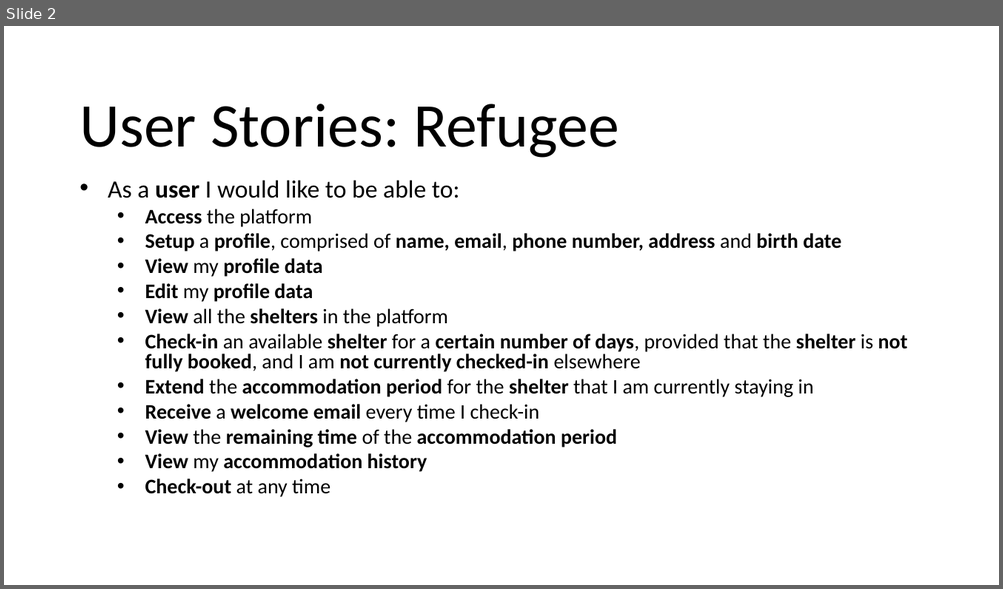
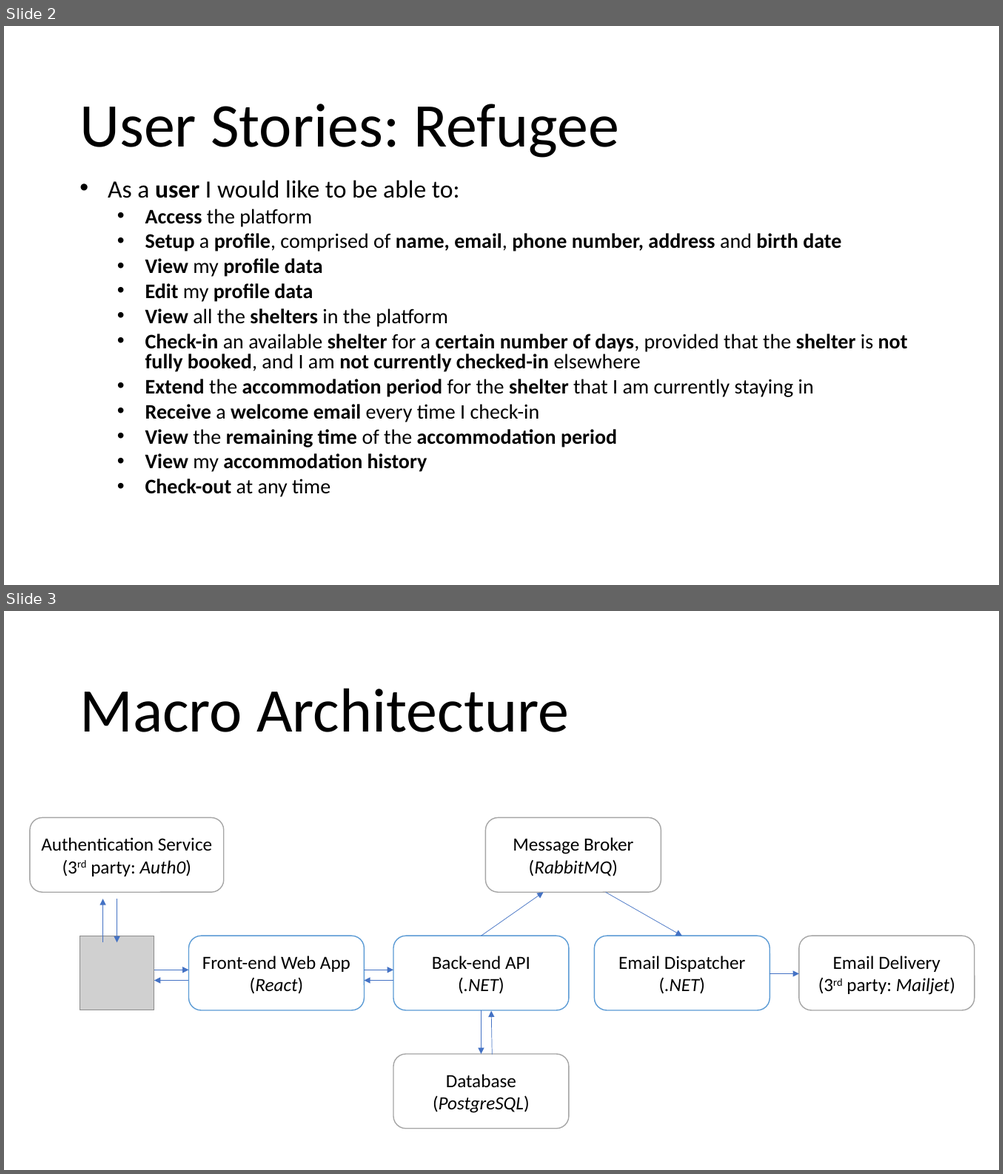
Before and after one commit to csvancea/pweb-shelters, a slide deck: Deliverables/UserStories_and_Architecture.pptx. Shown one above the other, each under a label of ours: slide 2 before the commit, slides 2 and 3 after it. The pictures are 1003x589 and 1003x1174 pixels, drawn with LibreOffice and Linux fonts; fonts in the diff are those of the drawing; grey boxes stand for pictures. Boxes give left, top, right and bottom in pixels: in the first picture for what was removed or moved away, otherwise in the second. Text is boxed around its words. In the diff, an @@ line names an element or a change of style, - is before the commit and + after.

```diff
--- a/Deliverables/UserStories_and_Architecture.pptx
+++ b/Deliverables/UserStories_and_Architecture.pptx
@@ slide 3 added at (x1=4, y1=611, x2=999, y2=1170), background #FFFFFF @@
@@ text added at (x1=79, y1=688, x2=569, y2=732), 60 pt, text #000000 @@
+Macro Architecture
@@ rounded rectangle added at (x1=30, y1=817, x2=224, y2=892), fill #FFFFFF, outline #A5A5A5 1 pt, 18 pt, text #000000 @@
+Authentication Service
+(3rd party: Auth0)
@@ rounded rectangle added at (x1=485, y1=817, x2=660, y2=892), fill #FFFFFF, outline #A5A5A5 1 pt, 18 pt, text #000000 @@
+Message Broker
+(RabbitMQ)
@@ arrow added from (103, 943) to (103, 899), #4472C4 0.5 pt @@
@@ arrow added from (116, 899) to (116, 943), #4472C4 0.5 pt @@
@@ arrow added from (481, 937) to (543, 892), #4472C4 0.5 pt @@
@@ arrow added from (606, 892) to (683, 937), #4472C4 0.5 pt @@
@@ picture added at (x1=79, y1=937, x2=154, y2=1011) @@
@@ rounded rectangle added at (x1=189, y1=937, x2=364, y2=1011), fill #FFFFFF, outline #5B9BD5 1 pt, 18 pt, text #000000 @@
+Front-end Web App
+(React)
@@ rounded rectangle added at (x1=393, y1=937, x2=569, y2=1011), fill #FFFFFF, outline #5B9BD5 1 pt, 18 pt, text #000000 @@
+Back-end API
+(.NET)
@@ rounded rectangle added at (x1=595, y1=937, x2=769, y2=1011), fill #FFFFFF, outline #5B9BD5 1 pt, 18 pt, text #000000 @@
+Email Dispatcher
+(.NET)
@@ rounded rectangle added at (x1=799, y1=937, x2=974, y2=1011), fill #FFFFFF, outline #A5A5A5 1 pt, 18 pt, text #000000 @@
+Email Delivery
+(3rd party: Mailjet)
@@ arrow added from (154, 970) to (189, 970), #4472C4 0.5 pt @@
@@ arrow added from (189, 981) to (154, 981), #4472C4 0.5 pt @@
@@ arrow added from (364, 970) to (393, 970), #4472C4 0.5 pt @@
@@ arrow added from (393, 981) to (364, 981), #4472C4 0.5 pt @@
@@ arrow added from (769, 974) to (799, 974), #4472C4 0.5 pt @@
@@ arrow added from (481, 1011) to (481, 1054), #4472C4 0.5 pt @@
@@ arrow added from (492, 1055) to (491, 1011), #4472C4 0.5 pt @@
@@ rounded rectangle added at (x1=393, y1=1054, x2=569, y2=1129), fill #FFFFFF, outline #A5A5A5 1 pt, 18 pt, text #000000 @@
+Database
+(PostgreSQL)
```
Also in this commit, not shown: 1 slide changed, 5 other files.
